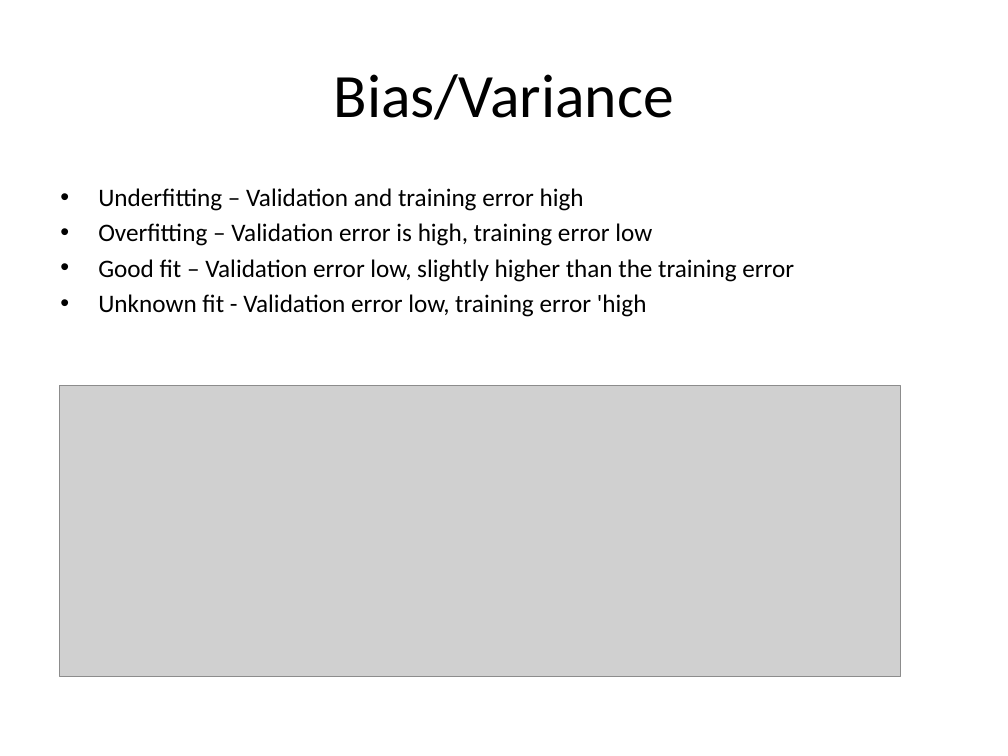
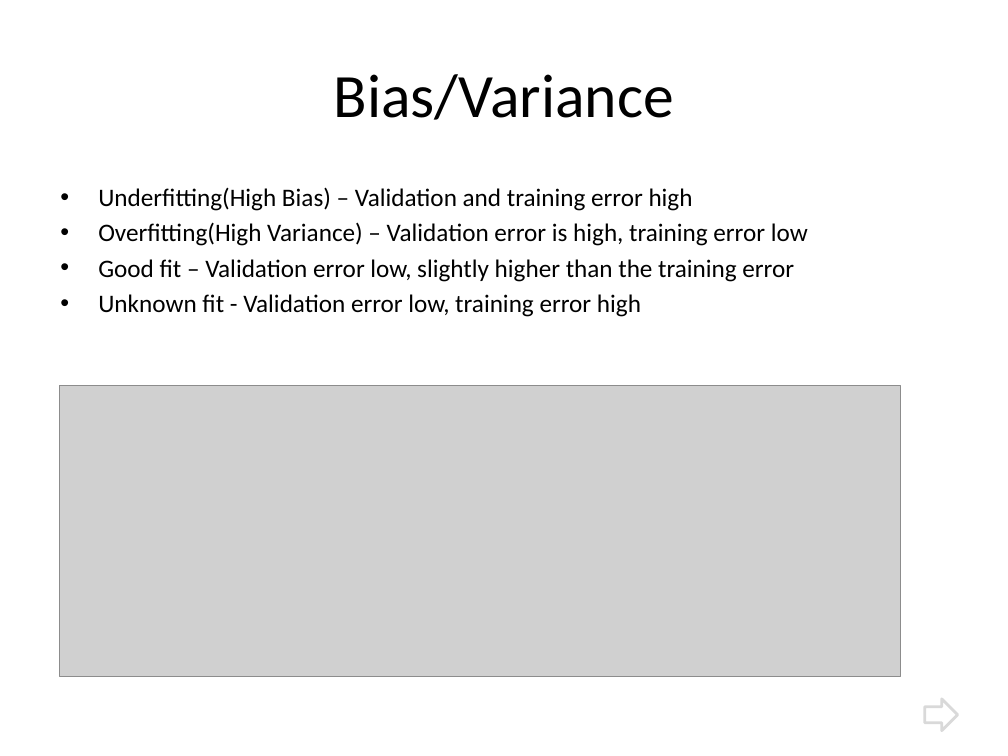
Before and after one commit to vaetern/match-sets, a slide deck: slide 15 of asafonov, hands-on ml.pptx. Drawn at 1008x756 pixels with LibreOffice and Linux fonts; fonts in the diff are those of the drawing; grey boxes stand for pictures. Boxes give left, top, right and bottom in pixels: in the first picture for what was removed or moved away, otherwise in the second. Text is boxed around its words. In the diff, an @@ line names an element or a change of style, - is before the commit and + after.

```diff
--- a/asafonov, hands-on ml.pptx
+++ b/asafonov, hands-on ml.pptx
@@ text at [98,187,808,246]: text changed @@
-• Underfitting – Validation and training error high
-• Overfitting – Validation error is high, training error low
+• Underfitting(High Bias) – Validation and training error high
+• Overfitting(High Variance) – Validation error is high, training error low
@@ text at [98,294,641,317]: text changed @@
-• Unknown fit - Validation error low, training error 'high
+• Unknown fit - Validation error low, training error high
@@ right arrow added at [924,699,958,730], fill #FFFFFF, outline #D9D9D9 2 pt @@
```
Also in this commit, not shown: 11 other slides changed, 1 slide added, 3 other files.
